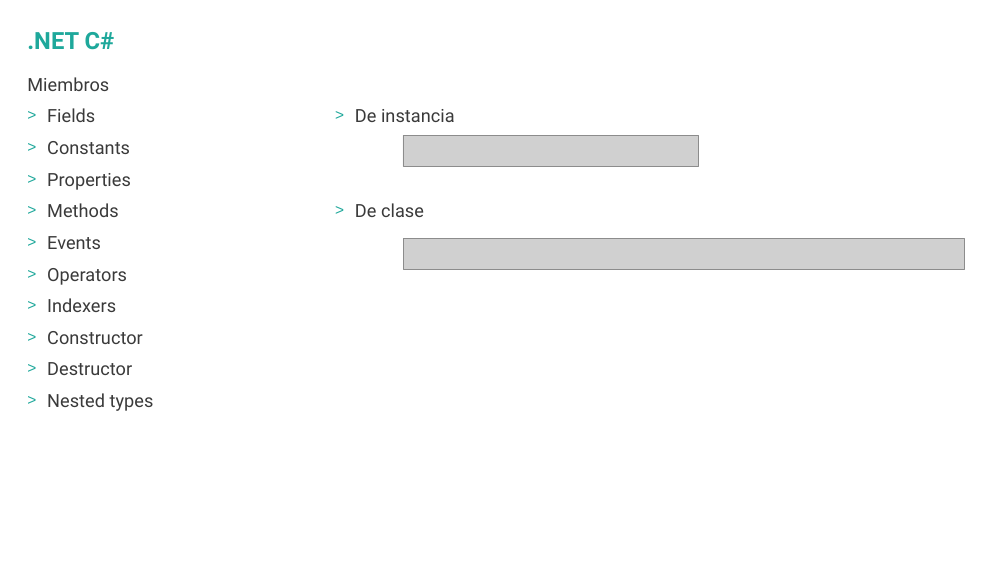
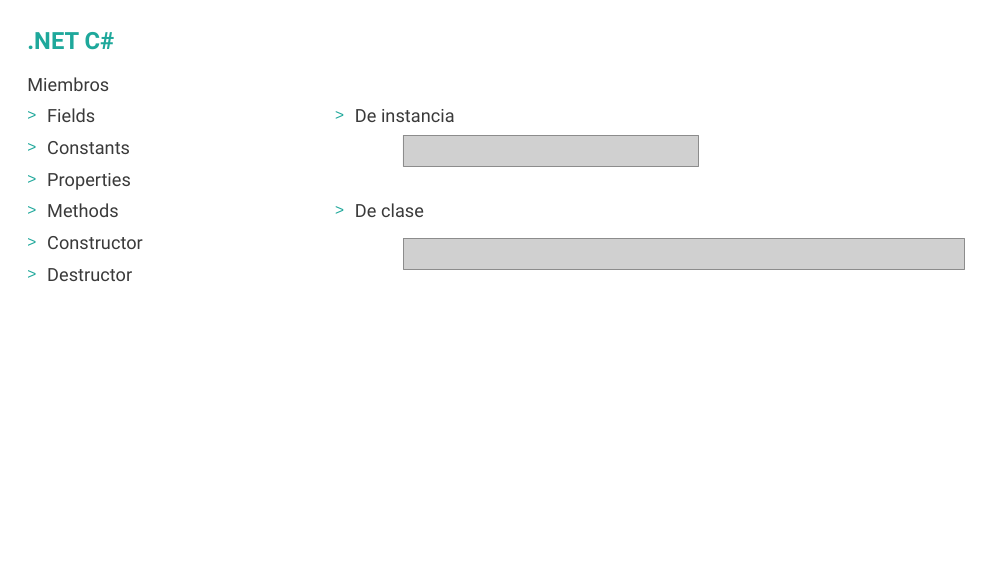
Before and after one commit to hexacta/HexactaLabs-NET, a slide deck: slide 12 of Presentaciones/Introduccion .NET.pptx (slide 13 before the commit). Drawn at 1008x567 pixels with LibreOffice and Linux fonts; fonts in the diff are those of the drawing; grey boxes stand for pictures; background and template pictures are left out. Boxes give left, top, right and bottom in pixels: in the first picture for what was removed or moved away, otherwise in the second. Text is boxed around its words. In the diff, an @@ line names an element or a change of style, - is before the commit and + after.

```diff
--- a/Presentaciones/Introduccion .NET.pptx
+++ b/Presentaciones/Introduccion .NET.pptx
@@ text at (47,236,127,312): paragraphs removed @@
-> Events
-> Operators
-> Indexers
@@ text at (47,393,154,411): paragraph removed @@
-> Nested types
```
Also in this commit, not shown: 3 other slides changed, 17 slides removed, 2 other files.
